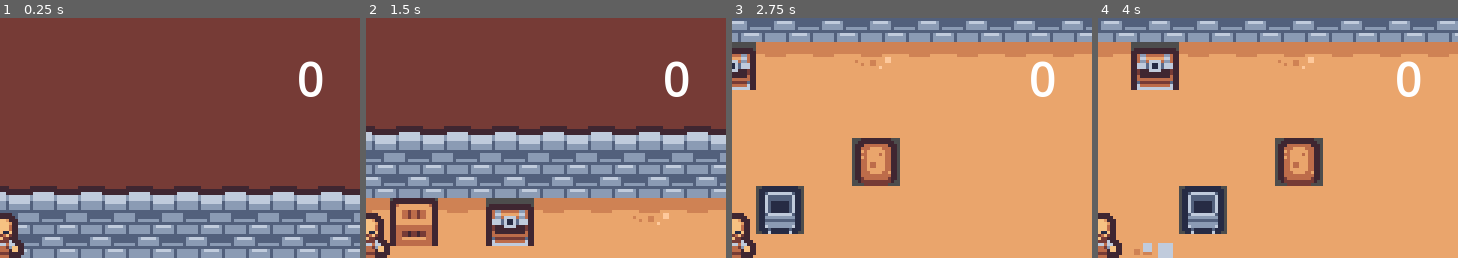
Above: before the commit, frames 1-4 (left to right).
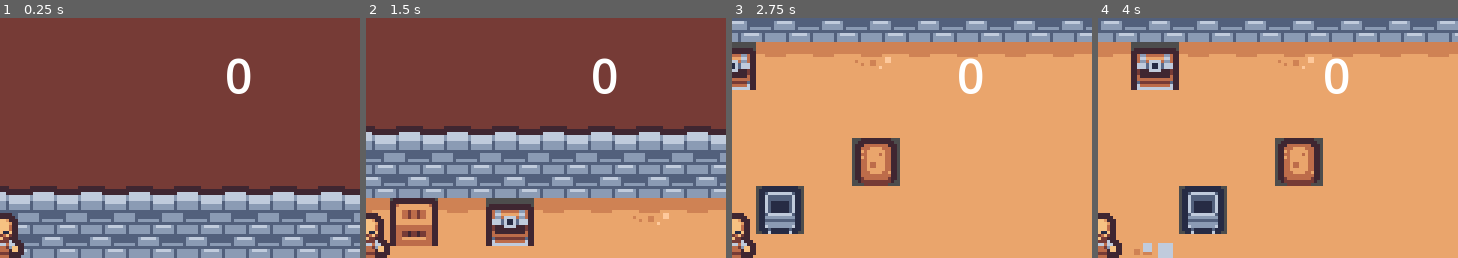
Above: after the commit, the same moments.

Repository: Enginaaron/CAFECAFE
Game: Godot game, scene res://main.tscn
Same seed, same stepped clock (60 frames per second), same inputs: the game is played once before the commit and once after it.
Inputs:
- Up to frame 1 (0.25 s): no input
- Up to frame 2 (1.5 s): tap Enter at 0.5 s; hold D (right) 0.53-1.28 s; hold E (interact) 0.53-1.28 s; hold S (down) from 1.28 s (still down); tap E (interact) at 1.35 s
- Up to frame 3 (2.75 s): release S (down) at 2.03 s; hold D (right) from 2.03 s (still down); hold E (interact) from 2.03 s (still down)
- Up to frame 4 (4 s): release D (right) at 2.78 s; release E (interact) at 2.78 s; hold W (up) 2.78-3.53 s; tap E (interact) at 2.85 s; tap Space at 3.5 s; hold A (left) from 3.53 s (still down); hold E (interact) from 3.53 s (still down)
The pictures show only the part of the screen within x 50-100%, y 0-50%; the shares and areas given below are measured in that part.

The runs differ from the first frame. In frame 1, 1.1% of the frame differs, in the area x 63-90%, y 16-33%; in frame 2, 1.1%; in frame 3, 1.1%; in frame 4, 1.1%.

Commit message:
money label added, increases when order is served

Diff:
--- a/Godot/main.tscn
+++ b/Godot/main.tscn
@@ -1,9 +1,9 @@
-[gd_scene load_steps=14 format=4 uid="uid://dnu8810y125pi"]
+[gd_scene load_steps=12 format=4 uid="uid://dnu8810y125pi"]
 
 [ext_resource type="Script" path="res://scripts/main.gd" id="1_4dma3"]
-[ext_resource type="Texture2D" uid="uid://dhspgqawy4f54" path="res://tilemap_packed.png" id="1_fyfmq"]
+[ext_resource type="Texture2D" uid="uid://dhspgqawy4f54" path="res://textures/tilemap_packed.png" id="1_fyfmq"]
 [ext_resource type="Script" path="res://scripts/player.gd" id="2_bxs6u"]
-[ext_resource type="Texture2D" uid="uid://bcr42kg8vfodo" path="res://cookingtiles.png" id="3_nioas"]
+[ext_resource type="Script" path="res://scripts/moneylabel.gd" id="4_cygf1"]
 
 [sub_resource type="TileSetAtlasSource" id="TileSetAtlasSource_b1u6i"]
 texture = ExtResource("1_fyfmq")
@@ -180,34 +180,6 @@
 custom_data_layer_6/type = 1
 sources/0 = SubResource("TileSetAtlasSource_b1u6i")
 
-[sub_resource type="TileSetAtlasSource" id="TileSetAtlasSource_bbmip"]
-texture = ExtResource("3_nioas")
-texture_region_size = Vector2i(32, 32)
-0:0/0 = 0
-1:0/0 = 0
-2:0/0 = 0
-3:0/0 = 0
-4:0/0 = 0
-5:0/0 = 0
-6:0/0 = 0
-7:0/0 = 0
-0:1/0 = 0
-1:1/0 = 0
-2:1/0 = 0
-3:1/0 = 0
-4:1/0 = 0
-5:1/0 = 0
-6:1/0 = 0
-7:1/0 = 0
-6:2/0 = 0
-7:2/0 = 0
-6:3/0 = 0
-7:3/0 = 0
-
-[sub_resource type="TileSet" id="TileSet_kwh3q"]
-tile_size = Vector2i(32, 32)
-sources/0 = SubResource("TileSetAtlasSource_bbmip")
-
 [sub_resource type="AtlasTexture" id="AtlasTexture_3fwpx"]
 atlas = ExtResource("1_fyfmq")
 region = Rect2(32, 112, 16, 32)
@@ -241,9 +213,6 @@
 tile_map_data = PackedByteArray("AAD2//X/AAAAAAAAAAD2//b/AAAAAAAAAAD2//f/AAAAAAAAAAD2//j/AAAAAAAAAAD2//n/AAAAAAAAAAD2// …(50608 unchanged characters)…
 tile_set = SubResource("TileSet_pm61e")
 
-[node name="TileMapLayer2" type="TileMapLayer" parent="."]
-tile_set = SubResource("TileSet_kwh3q")
-
 [node name="player" type="CharacterBody2D" parent="."]
 position = Vector2(8, 8)
 script = ExtResource("2_bxs6u")
@@ -254,12 +223,15 @@
 
 [node name="Camera2D" type="Camera2D" parent="player/Chef"]
 
-[node name="Money Label" type="Label" parent="player/Chef/Camera2D"]
-offset_left = 99.0
-offset_top = -71.0
-offset_right = 111.0
-offset_bottom = -48.0
+[node name="MoneyLabel" type="Label" parent="player/Chef/Camera2D"]
+offset_left = 55.0
+offset_top = -72.0
+offset_right = 106.0
+offset_bottom = -49.0
 text = "0"
+horizontal_alignment = 1
+vertical_alignment = 1
+script = ExtResource("4_cygf1")
 
 [node name="CollisionShape2D" type="CollisionShape2D" parent="player"]
 scale = Vector2(0.8, 0.8)
--- /dev/null
+++ b/Godot/scripts/moneylabel.gd
@@ -0,0 +1,8 @@
+extends Label
+
+var money: int = 0
+
+# Correct update function
+func update_money(amount: int):
+	money += amount
+	self.text = "$" + str(money)  # Use self.text to update this label
--- a/Godot/scripts/player.gd
+++ b/Godot/scripts/player.gd
@@ -3,6 +3,8 @@
 # Get references to the TileMap and Sprite2D nodes
 @onready var tileMap = $"../TileMapLayer"
 @onready var sprite2D = $Chef
+@onready var moneyLabel = $Chef/Camera2D/MoneyLabel
+
 var held_ingredient = null  # Store reference to held ingredient
 
 # Load ingredient scene
@@ -94,6 +96,8 @@
 func get_facing_direction() -> Vector2i:
 	return last_direction
 
+func get_order_money():
+	return 5
 
 func attempt_interaction():
 	# Get the player's current tile position
@@ -140,6 +144,7 @@
 				held_ingredient.drop()
 				held_ingredient.queue_free()  # Remove from player
 				held_ingredient = null
+				moneyLabel.update_money(5)
 	else:
 		print("No interactable tile at: ", facing_tile)
 
